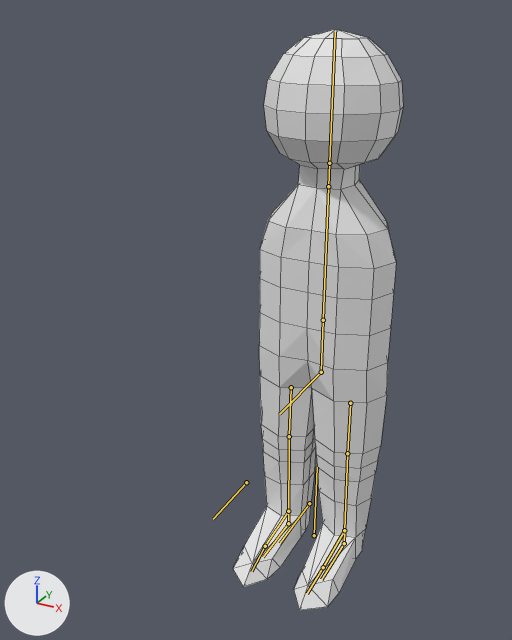
One commit to the Blender file Assets/Models/Blend/Person.blend: the scene before it, then after it.
Before and after are seen from a 50 mm camera at (0.807, -1.91, 1.764) aimed at (-0.048, -0.355, 0.987). Arrows for +X, +Y and +Z are at lower left; the lights stay in place. The bones that bend it are drawn over the model as lines. Mesh edges are drawn as thin lines.
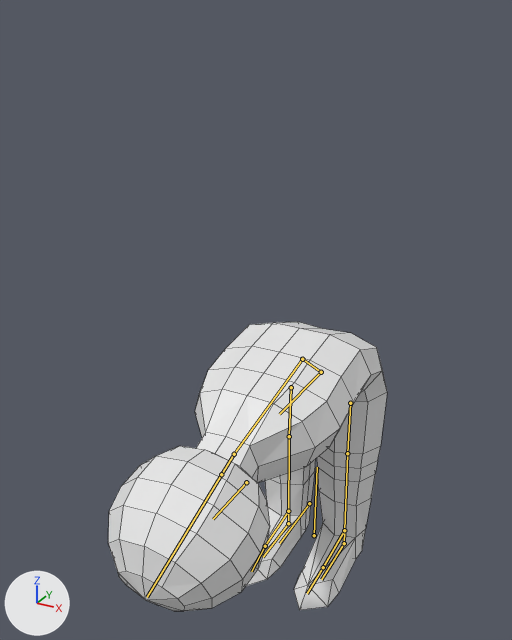
The newer file adds an action. The first version stands in its rest pose; the second is drawn at frame 8 of the action 'Working'.

Location of each change, [x1, y1, x2, y2] in pixels of the pictures (512 x 640 px):
'Mesh', posed (64% wider, 50% shorter): before [233, 29, 403, 610]; after [108, 322, 387, 611]
bone 'Waist', root to tip: before (321, 372) to (323, 320); after (321, 372) to (302, 359)
bone 'Bust', root to tip: before (323, 320) to (328, 186); after (302, 359) to (234, 454)
bone 'Neck', root to tip: before (328, 186) to (329, 163); after (234, 454) to (221, 474)

The edits, one by one:
Bone 'Waist' (bone_waist) turns from (0, 0, 0) to (52, 0, 0) degrees about its own x, y and z.
Bone 'Bust' (bone_bust) turns from (0, 0, 0) to (50, 0, 0) degrees about its own x, y and z.
Bone 'Neck' (bone_neck) turns from (0, 0, 0) to (8, 0, 0) degrees about its own x, y and z.
